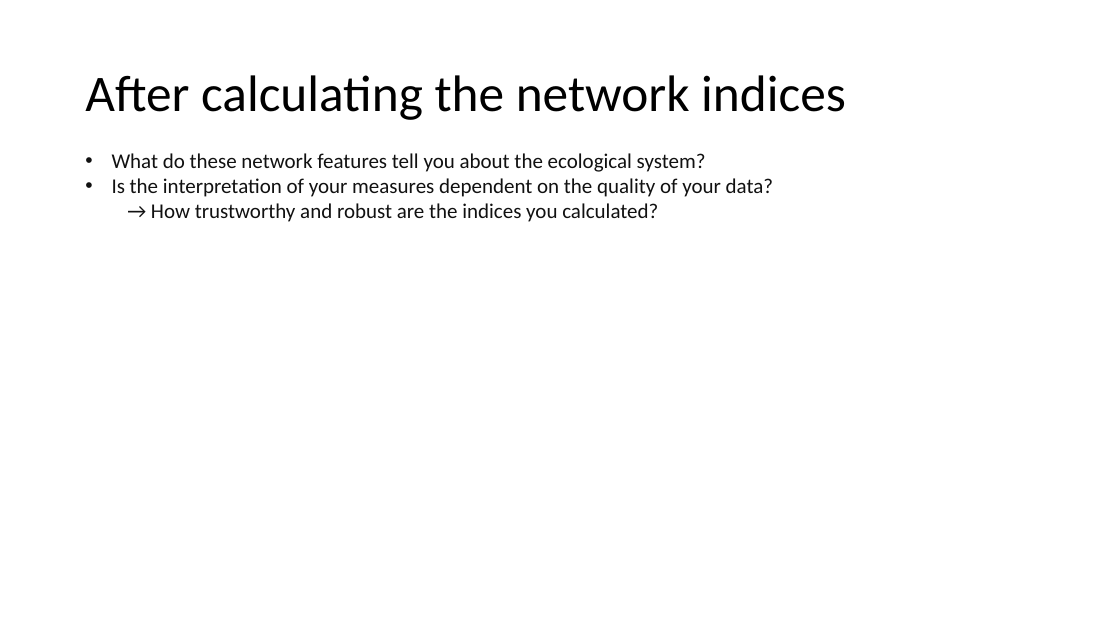
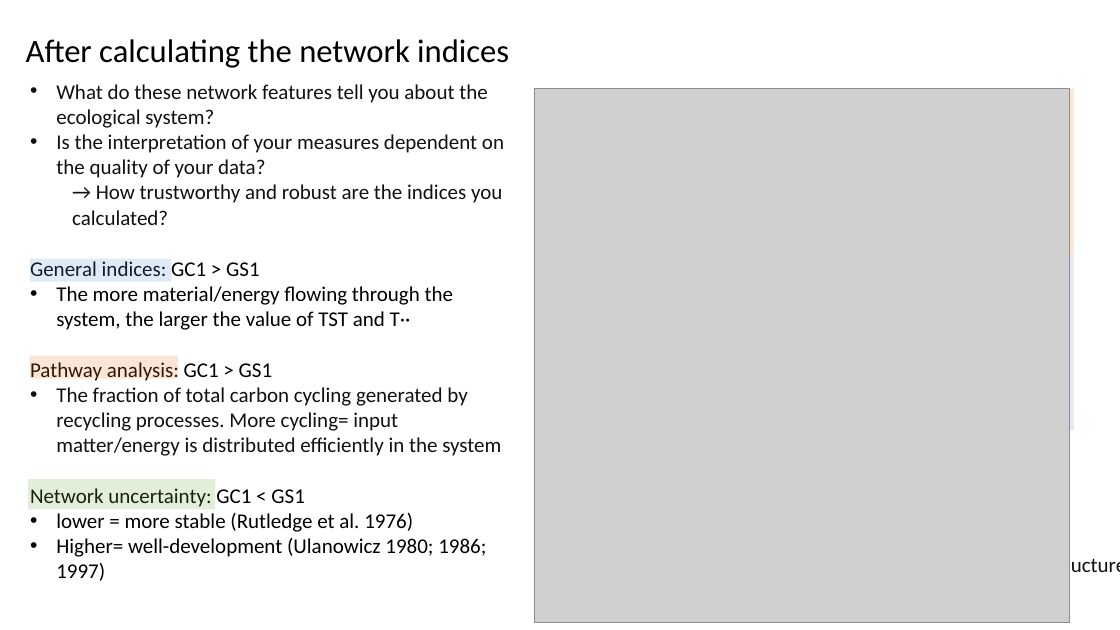
Before and after one commit to chueh1115/GPSC_data, a slide deck: slide 12 of context/GCfoodweb_p3.pptx (slide 10 before the commit). Drawn at 1120x630 pixels with LibreOffice and Linux fonts; fonts in the diff are those of the drawing; grey boxes stand for pictures. Boxes give left, top, right and bottom in pixels: in the first picture for what was removed or moved away, otherwise in the second. Text is boxed around its words. In the diff, an @@ line names an element or a change of style, - is before the commit and + after.

```diff
--- a/context/GCfoodweb_p3.pptx
+++ b/context/GCfoodweb_p3.pptx
@@ text "After calculating the network indices": place and size @@
-text "After calculating the network indices" at [85,75,846,120]
+text "After calculating the network indices" at [26,39,509,68]
@@ text "After calculating the network indices" at [26,39,509,68]: size 44 to 28 pt; line spacing 0.9 to 1; vertical alignment middle to top @@
@@ text "What do these network features ..." rewrapped from [112,153,773,222] to [56,84,504,225] @@
@@ picture added at [535,88,1070,623] @@
@@ rectangle added at [728,89,1075,256], fill #ED7D31 at 20% opacity @@
@@ rectangle added at [555,256,1074,431], fill #5B9BD5 at 20% opacity @@
@@ group added at [28,259,501,581]: 3 rectangles, 1 text @@
+General indices: GC1 > GS1
+• The more material/energy flowing through the system, the larger the value of TST and T··
+Pathway analysis: GC1 > GS1
+• The fraction of total carbon cycling generated by recycling processes. More cycling= input matter/energy is distributed efficiently in the system
+Network uncertainty: GC1 < GS1
+• lower = more stable (Rutledge et al. 1976)
+• Higher= well-development (Ulanowicz 1980; 1986; 1997)
@@ text added at [1048,555,1120,579], 18 pt, text #111111 @@
+Number of links (Ltot): GC1=GS1=16
+Connectance (C): GC1=GS1=0.75
+  • Same value based on same structure
```
Also in this commit, not shown: 6 other slides changed, 7 slides added, 14 other files.
